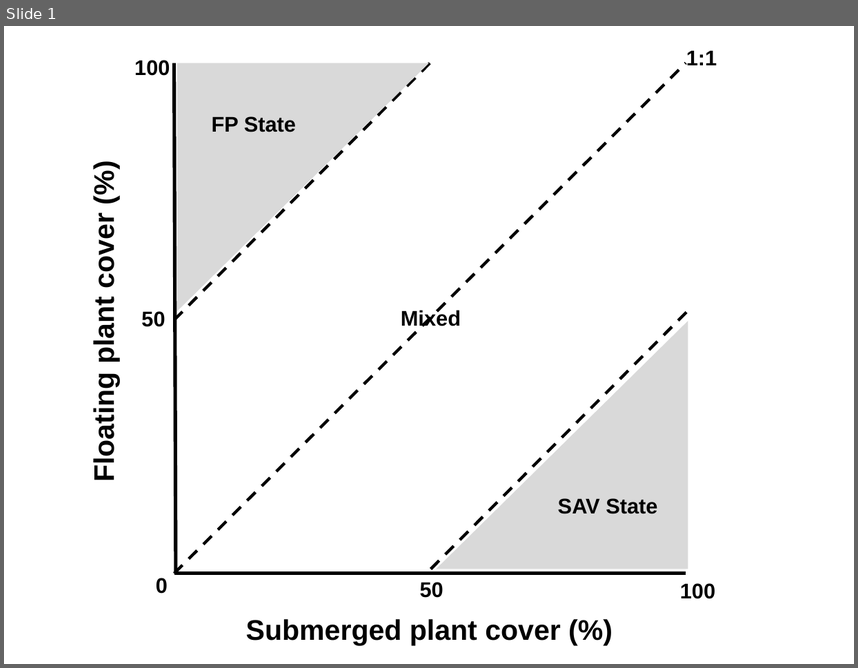
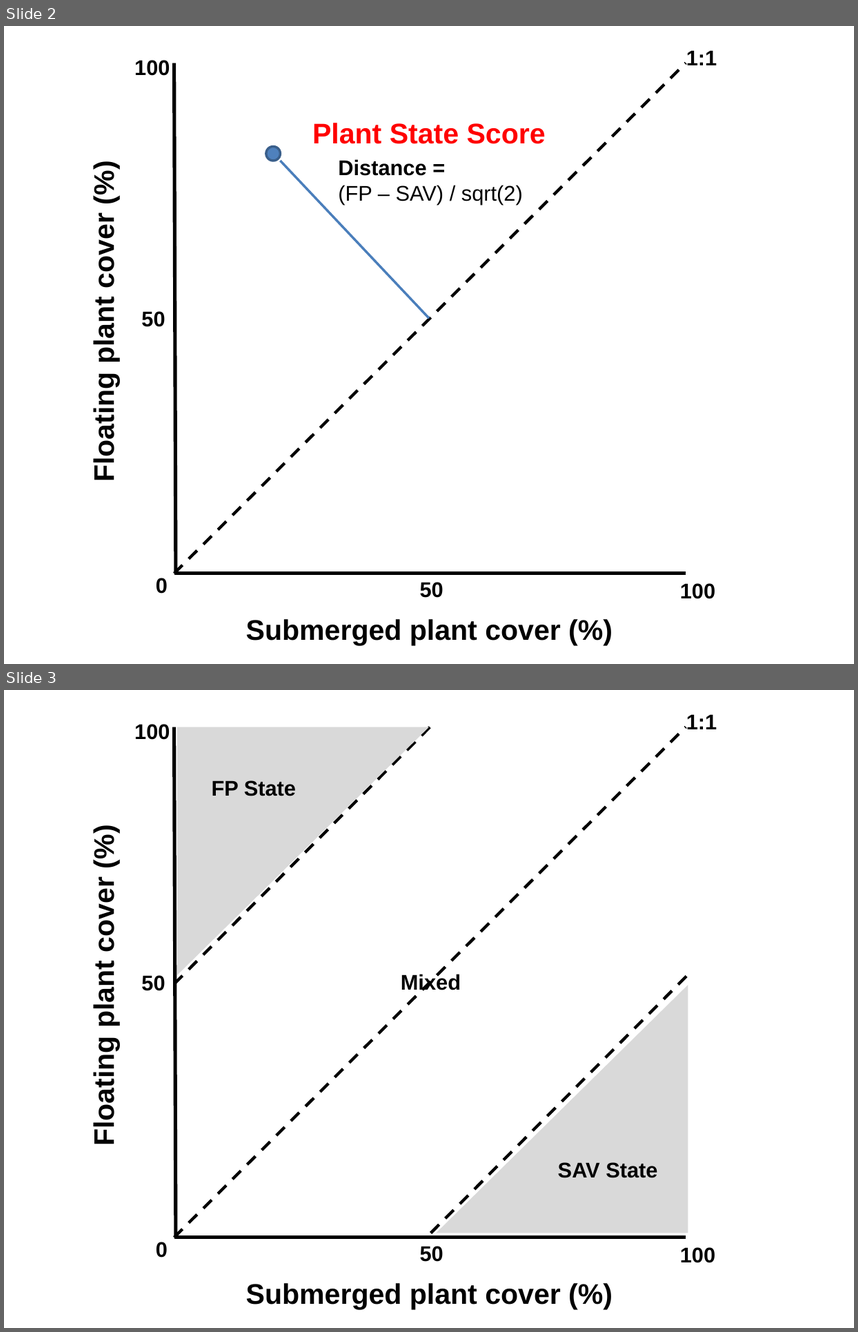
Before and after one commit to mccannecology/model, a slide deck: plant_state_score.pptx. Shown one above the other, each under a label of ours: slide 1 before the commit, slides 2 and 3 after it. The pictures are 858x668 and 858x1332 pixels, drawn with LibreOffice and Linux fonts; fonts in the diff are those of the drawing. Boxes give left, top, right and bottom in pixels: in the first picture for what was removed or moved away, otherwise in the second. Text is boxed around its words. In the diff, an @@ line names an element or a change of style, - is before the commit and + after.

Commit message:
new plots with "state score" - compare spatial & non-spatial nutrient uptake

```diff
--- a/plant_state_score.pptx
+++ b/plant_state_score.pptx
@@ slide 2 added at <box>4,26,854,664</box>, background #FFFFFF @@
@@ text added at <box>134,60,170,76</box>, 18 pt, text #000000, bold @@
+100
@@ line added from (174, 63) to (176, 573), #000000 3 pt @@
@@ line added from (174, 573) to (686, 63), #000000 2.5 pt dashed @@
@@ text added at <box>686,50,717,65</box>, 18 pt, text #000000, bold @@
+1:1
@@ text added at <box>312,123,546,144</box>, 24 pt, text #FF0000, bold @@
+Plant State Score
@@ ellipse added at <box>266,147,280,161</box>, fill #4F81BD, outline #3A5F8C 2 pt @@
@@ line added from (280, 161) to (429, 319), #4B7EBC 2 pt @@
@@ text added at <box>338,159,523,205</box>, 18 pt, text #000000 @@
+Distance =
+(FP – SAV) / sqrt(2)
@@ text added at <box>88,220,120,479</box>, 24 pt, text #000000, bold @@
+Floating plant cover (%)
@@ text added at <box>141,311,165,327</box>, 18 pt, text #000000, bold @@
+50
@@ text added at <box>156,577,168,593</box>, 18 pt, text #000000, bold @@
+0
@@ line added from (686, 573) to (174, 573), #000000 3 pt @@
@@ text added at <box>420,581,444,597</box>, 18 pt, text #000000, bold @@
+50
@@ text added at <box>680,583,715,599</box>, 18 pt, text #000000, bold @@
+100
@@ text added at <box>246,619,561,645</box>, 24 pt, text #000000, bold @@
+Submerged plant cover (%)
@@ what was slide 1 is now slide 3 @@
```
Also in this commit, not shown: 2 other slides added, 6 other files.
